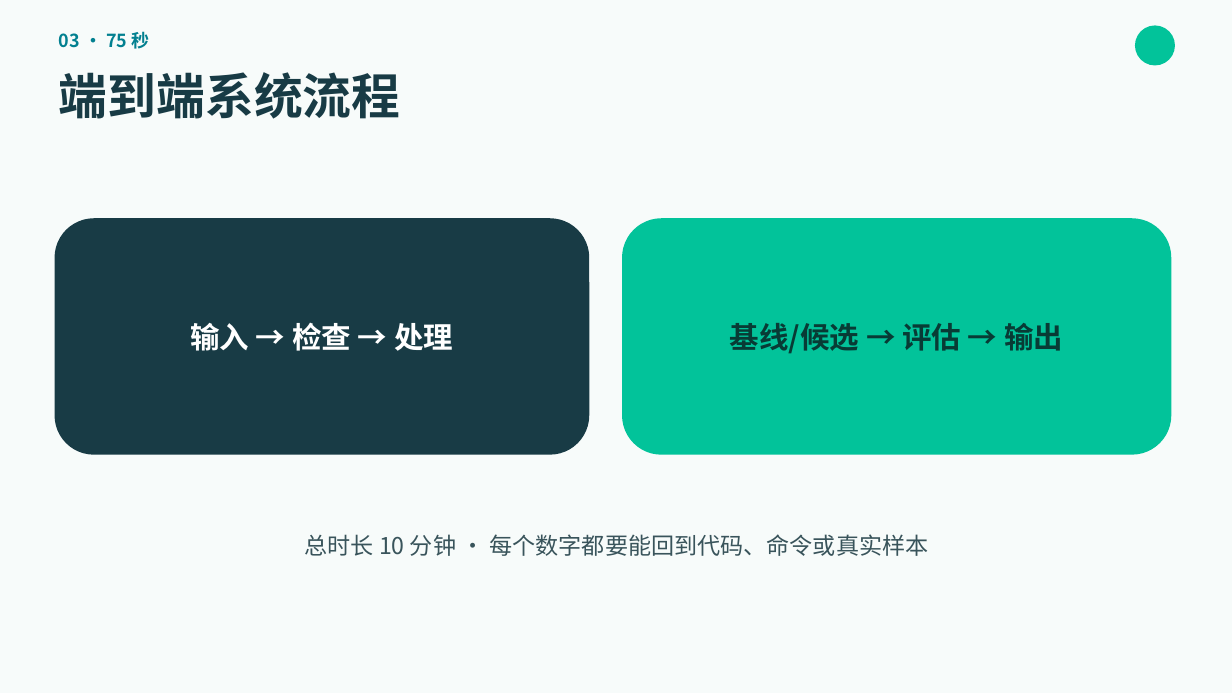
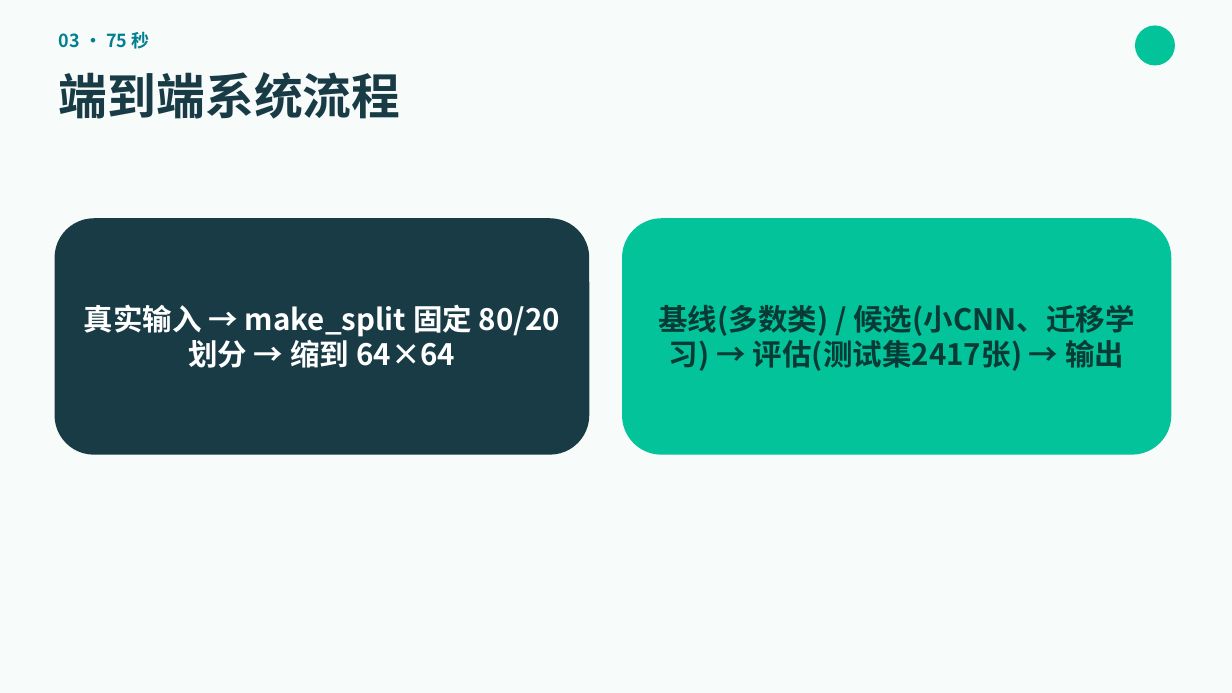
Before and after one commit to CGXZL/ai-camp-2026-final--, a slide deck: slide 3 of presentation.pptx. Drawn at 1232x693 pixels with LibreOffice and Linux fonts; fonts in the diff are those of the drawing. Boxes give left, top, right and bottom in pixels: in the first picture for what was removed or moved away, otherwise in the second. Text is boxed around its words. In the diff, an @@ line names an element or a change of style, - is before the commit and + after.

```diff
--- a/presentation.pptx
+++ b/presentation.pptx
@@ text in rounded rectangle at [84,304,560,368]: text changed @@
-输入 → 检查 → 处理
+真实输入 → make_split 固定 80/20 划分 → 缩到 64×64
@@ text in rounded rectangle at [658,305,1135,371]: text changed @@
-基线/候选 → 评估 → 输出
+基线(多数类) / 候选(小CNN、迁移学习) → 评估(测试集2417张) → 输出
@@ text removed at [305,534,929,556] @@
-总时长 10 分钟 · 每个数字都要能回到代码、命令或真实样本
```
Also in this commit, not shown: 5 other slides changed, 2 slides added, 2 slides removed.
